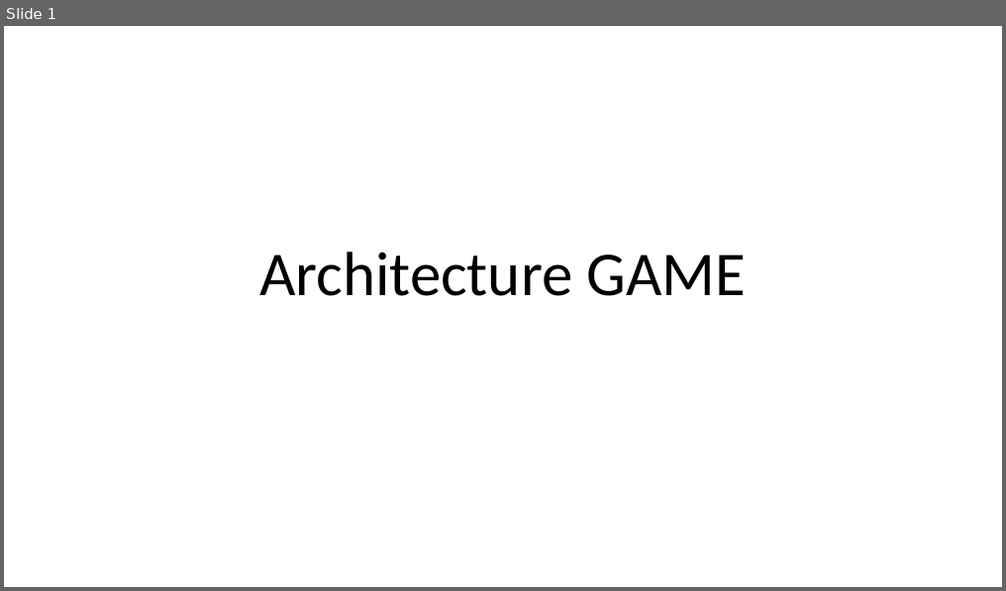
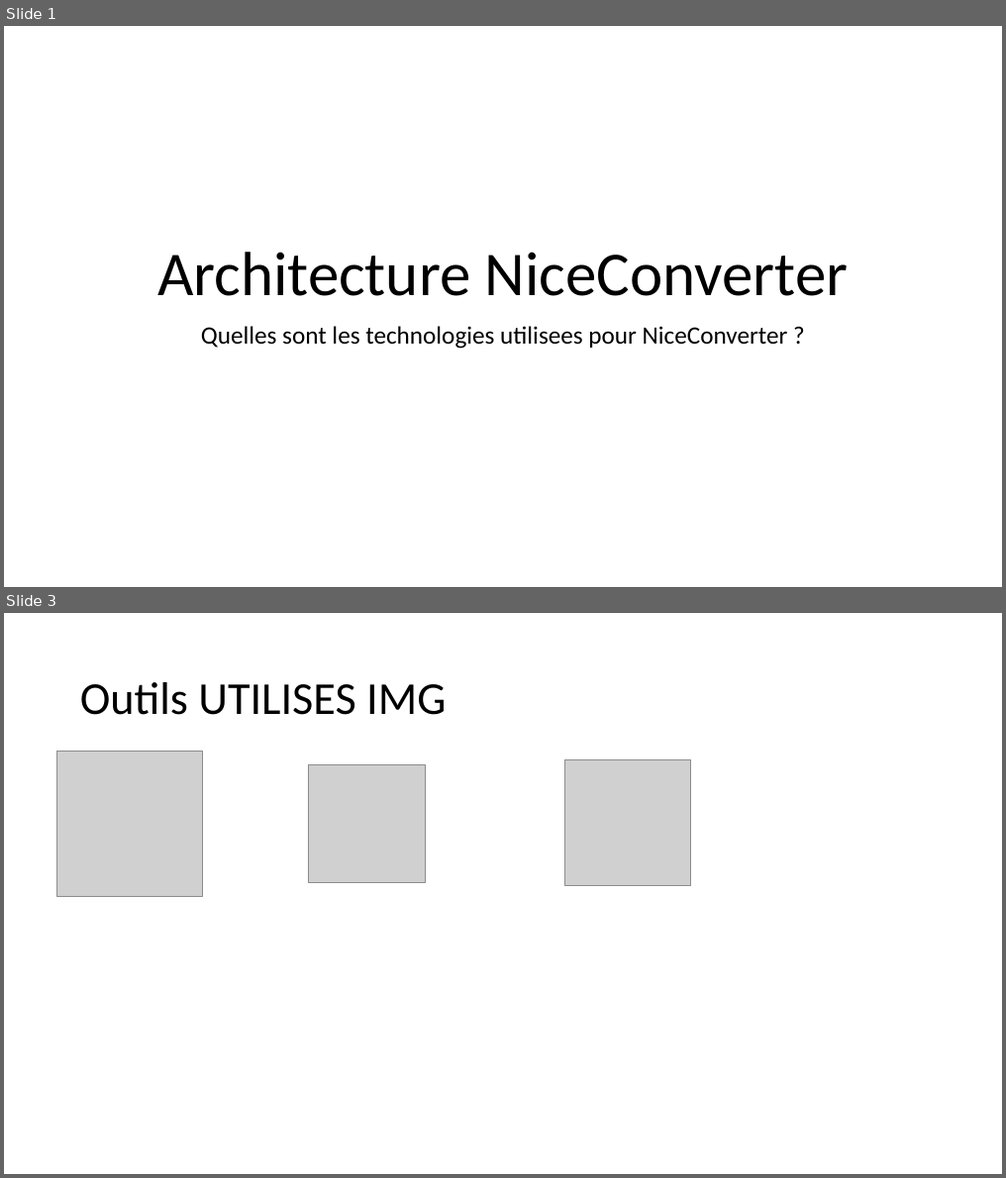
Before and after one commit to monpetit-trade/game, a slide deck: doc/ppt/Architecture.pptx. Shown one above the other, each under a label of ours: slide 1 before the commit, slides 1 and 3 after it; the slides between them are not shown. The pictures are 1006x591 and 1006x1178 pixels, drawn with LibreOffice and Linux fonts; fonts in the diff are those of the drawing; grey boxes stand for pictures. Boxes give left, top, right and bottom in pixels: in the first picture for what was removed or moved away, otherwise in the second. Text is boxed around its words. In the diff, an @@ line names an element or a change of style, - is before the commit and + after.

```diff
--- a/doc/ppt/Architecture.pptx
+++ b/doc/ppt/Architecture.pptx
@@ slide 3 added at (x1=4, y1=613, x2=1002, y2=1174), background #FFFFFF @@
@@ title added at (x1=80, y1=682, x2=446, y2=715), 44 pt, text #000000 @@
+Outils UTILISES IMG
@@ picture added at (x1=57, y1=752, x2=202, y2=897) @@
@@ picture added at (x1=564, y1=760, x2=690, y2=885) @@
@@ picture added at (x1=308, y1=765, x2=426, y2=882) @@
@@ slide 1 changed as well @@
@@ title at (x1=157, y1=252, x2=848, y2=296): text changed @@
-Architecture GAME
+Architecture NiceConverter
@@ subtitle added at (x1=201, y1=326, x2=788, y2=349), 24 pt, text #000000 @@
+Quelles sont les technologies utilisees pour NiceConverter ?
```
Also in this commit, not shown: 5 other slides added, 6 slides removed, 16 other files.
